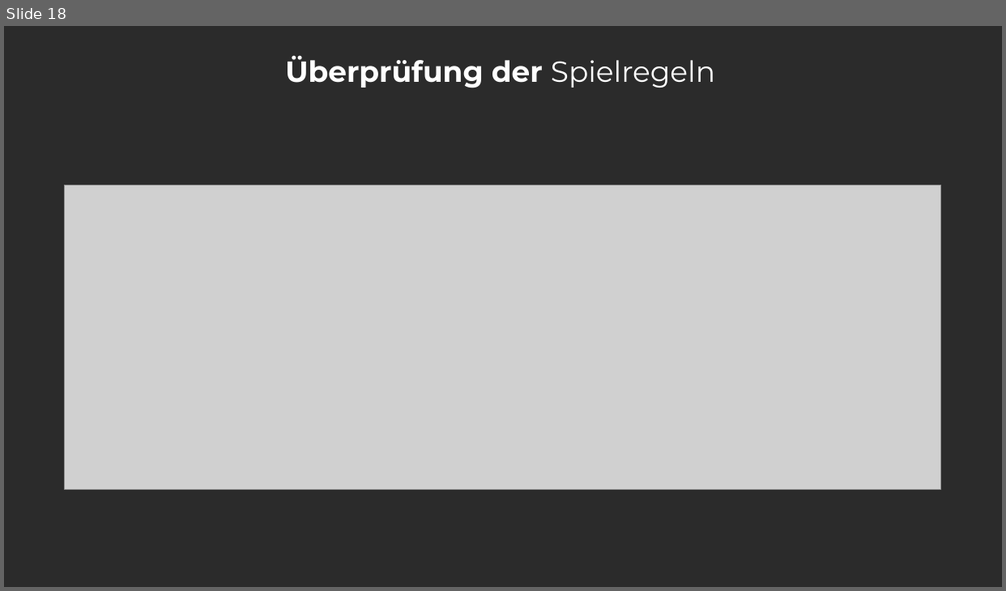
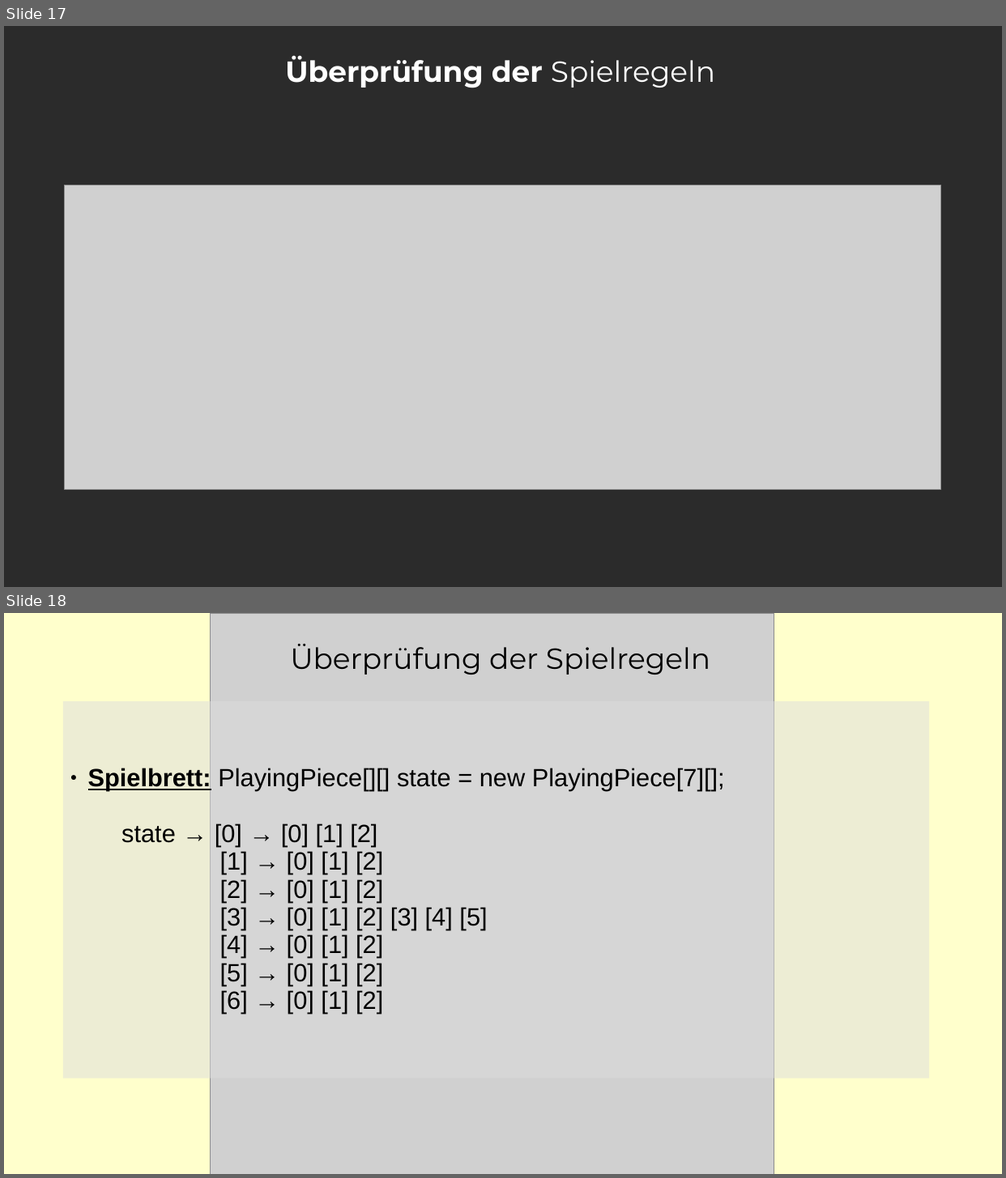
Before and after one commit to spionbruecke/Gava, a slide deck: Präsentation/Präsentation.ppt. Shown one above the other, each under a label of ours: slide 18 before the commit, slides 17 and 18 after it. The pictures are 1006x591 and 1006x1178 pixels, drawn with LibreOffice and Linux fonts; fonts in the diff are those of the drawing; grey boxes stand for pictures; background and template pictures are left out; a plain dark background stands for a picture behind light text. Boxes give left, top, right and bottom in pixels: in the first picture for what was removed or moved away, otherwise in the second. Text is boxed around its words. In the diff, an @@ line names an element or a change of style, - is before the commit and + after.

```diff
--- a/Präsentation/Präsentation.ppt
+++ b/Präsentation/Präsentation.ppt
@@ slide 18 added at <box>4,613,1002,1174</box>, background #FFFFCC @@
@@ picture added at <box>211,613,774,1174</box> @@
@@ text added at <box>290,644,710,675</box>, 28 pt, text #000000 @@
+Überprüfung der Spielregeln
@@ rectangle added at <box>63,701,928,1078</box>, fill #DDDDDD at 50% opacity, 24 pt, text #000000 @@
+● Spielbrett: PlayingPiece[][] state = new PlayingPiece[7][];
+  state → [0] → [0] [1] [2]
+        [1] → [0] [1] [2]
+        [2] → [0] [1] [2]
+        [3] → [0] [1] [2] [3] [4] [5]
+        [4] → [0] [1] [2]
+        [5] → [0] [1] [2]
+        [6] → [0] [1] [2]
@@ what was slide 18 is now slide 17 @@
```
Also in this commit, not shown: 8 slides changed, 1 slide removed.
